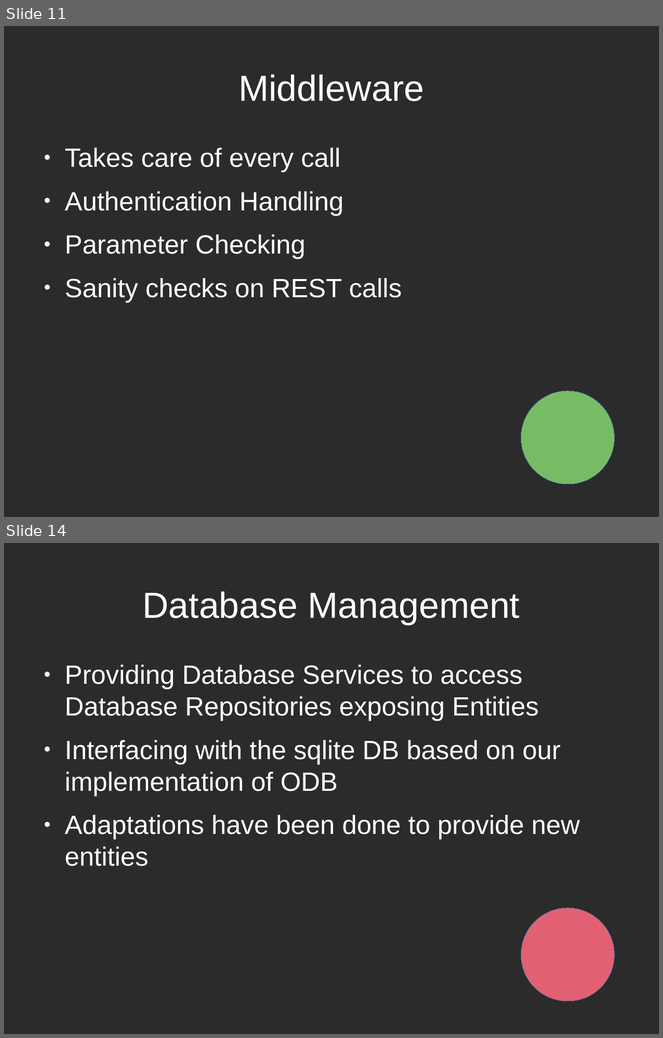
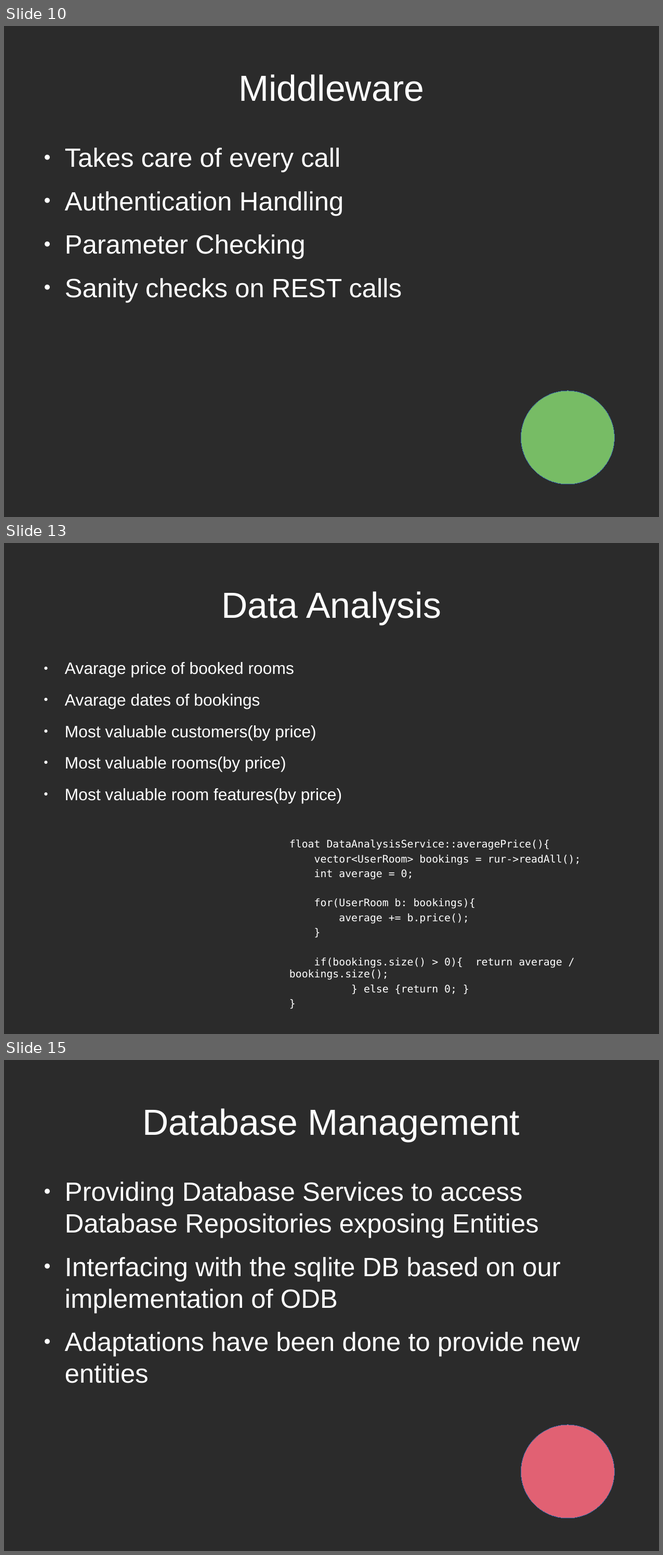
Before and after one commit to EdoardoLenzi9/Advanced-Programming-CPP-Dodo-Neko, a slide deck: Documentation/Milestone 4.odp. Shown one above the other, each under a label of ours: slides 11 and 14 before the commit, slides 10, 13 and 15 after it; the slides between them are not shown. The pictures are 663x1038 and 663x1555 pixels, drawn with LibreOffice and Linux fonts; fonts in the diff are those of the drawing; background and template pictures are left out; a plain dark background stands for a picture behind light text. Boxes give left, top, right and bottom in pixels: in the first picture for what was removed or moved away, otherwise in the second. Text is boxed around its words. In the diff, an @@ line names an element or a change of style, - is before the commit and + after.

```diff
--- a/Documentation/Milestone 4.odp
+++ b/Documentation/Milestone 4.odp
@@ slide 13 added at <box>4,543,659,1034</box>, background picture (left out) @@
@@ title added at <box>221,591,441,625</box>, 44 pt, text #FFFFFF @@
+Data Analysis
@@ text added at <box>65,662,581,995</box>, 12.5 pt, text #FFFFFF @@
+● Avarage price of booked rooms
+● Avarage dates of bookings
+● Most valuable customers(by price)
+● Most valuable rooms(by price)
+● Most valuable room features(by price)
+                float DataAnalysisService::averagePrice(){
+                vector<UserRoom> bookings = rur->readAll();
+                int average = 0;
+                for(UserRoom b: bookings){
+                average += b.price();
+                }
+                if(bookings.size() > 0){ return average / bookings.size();
+                } else {return 0; }
+                }
@@ what was slide 11 is now slide 10 @@
@@ what was slide 14 is now slide 15 @@
```
Also in this commit, not shown: 7 slides changed, 1 other slide added, 1 slide removed.
